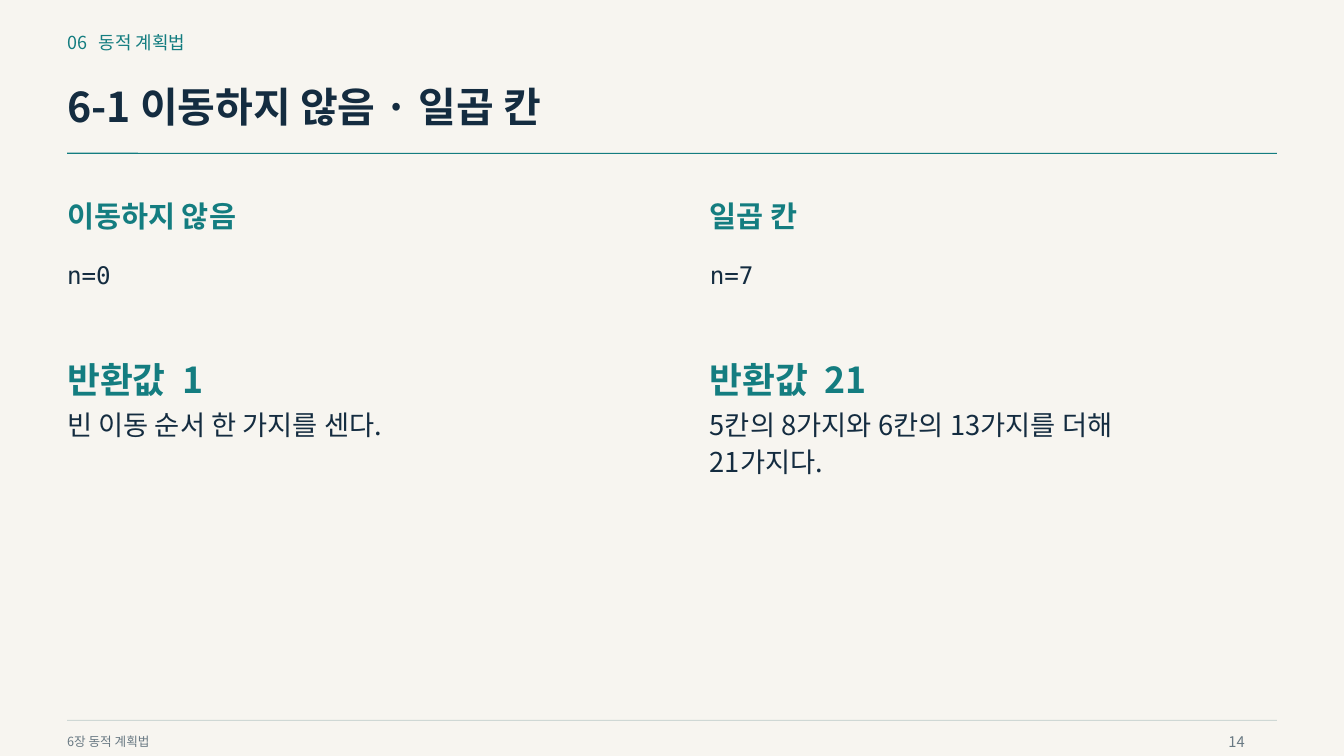
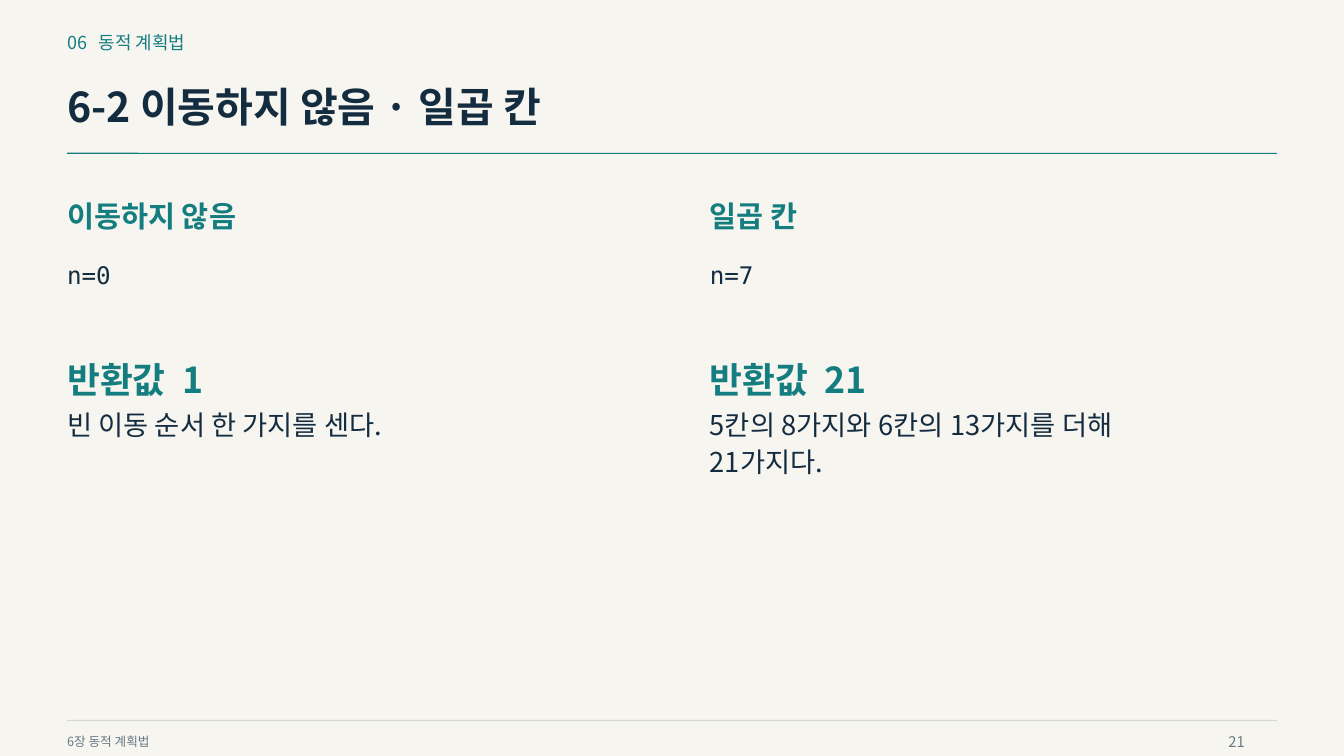
Before and after one commit to Sangdon-Park/Sangdon-Park.github.io, a slide deck: slide 21 of data/알고리즘/6장_동적_계획법.pptx (slide 14 before the commit). Drawn at 1344x756 pixels with LibreOffice and Linux fonts; fonts in the diff are those of the drawing. Boxes give left, top, right and bottom in pixels: in the first picture for what was removed or moved away, otherwise in the second. Text is boxed around its words. In the diff, an @@ line names an element or a change of style, - is before the commit and + after.

```diff
--- a/data/알고리즘/6장_동적_계획법.pptx
+++ b/data/알고리즘/6장_동적_계획법.pptx
@@ text at [67, 87, 541, 126]: text changed @@
-6-1 이동하지 않음 · 일곱 칸
+6-2 이동하지 않음 · 일곱 칸
@@ text at [1228, 736, 1244, 747]: text changed @@
-14
+21
```
Also in this commit, not shown: 49 other slides changed, 1 slide added, 7 slides removed, 22 other files.
